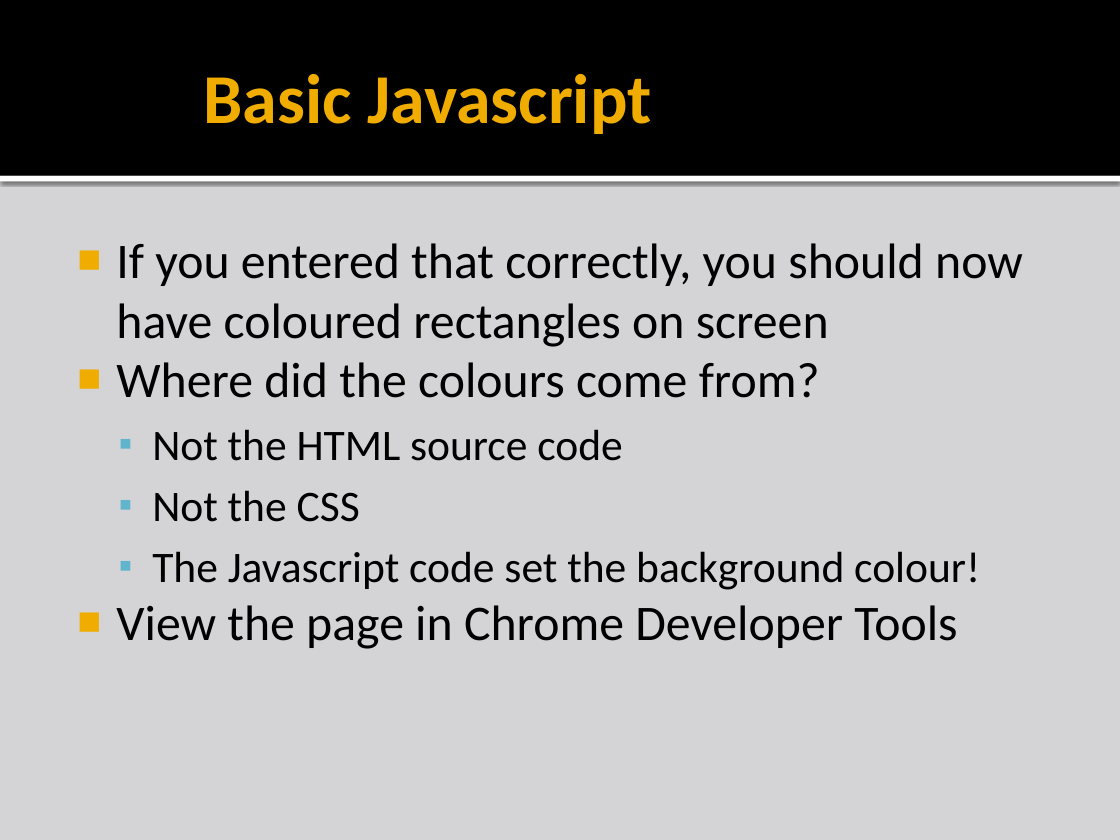
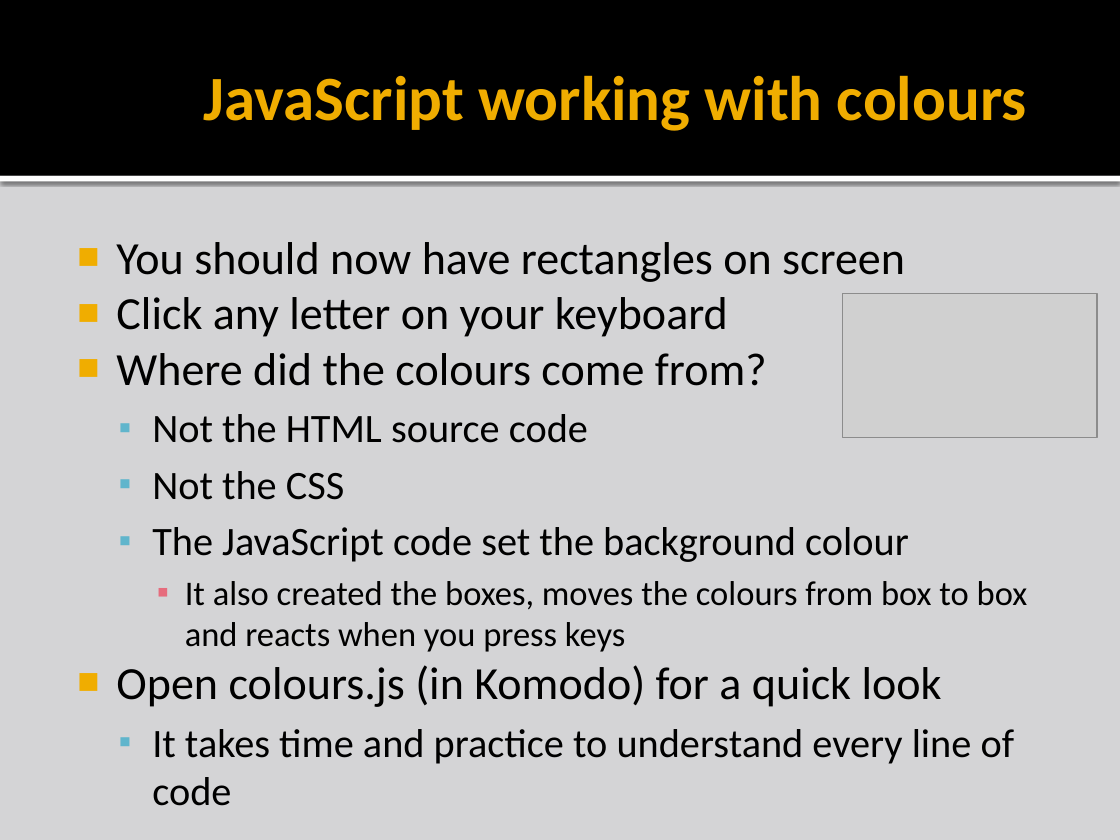
Before and after one commit to liamf/coderdojo-bray, a slide deck: slide 16 of html/presentations/CoderDojoBrayHTML_session5.pptx (slide 10 before the commit). Drawn at 1120x840 pixels with LibreOffice and Linux fonts; fonts in the diff are those of the drawing; grey boxes stand for pictures; background and template pictures are left out. Boxes give left, top, right and bottom in pixels: in the first picture for what was removed or moved away, otherwise in the second. Text is boxed around its words. In the diff, an @@ line names an element or a change of style, - is before the commit and + after.

Commit message:
Joe's updates to session5 Javascript

```diff
--- a/html/presentations/CoderDojoBrayHTML_session5.pptx
+++ b/html/presentations/CoderDojoBrayHTML_session5.pptx
@@ title at (x1=204, y1=75, x2=1027, y2=131): text changed; size 45 to 40.5 pt @@
-Basic Javascript
+JavaScript working with colours
@@ text at (x1=116, y1=242, x2=905, y2=337): text changed; size 32 to 29.6 pt @@
-■ If you entered that correctly, you should now have coloured rectangles on screen
+■ You should now have rectangles on screen
+■ Click any letter on your keyboard
@@ picture added at (x1=842, y1=293, x2=1096, y2=437) @@
@@ text at (x1=116, y1=353, x2=767, y2=500): size 32 to 29.6 pt in "Where did the colours come from?"; size 28 to 25.9 pt in "Not the HTML source code", "Not the CSS" @@
@@ text at (x1=116, y1=527, x2=1028, y2=764): text changed; size 28 to 25.9 pt @@
-  ▪ The Javascript code set the background colour!
-■ View the page in Chrome Developer Tools
+  ▪ The JavaScript code set the background colour
+    ▪ It also created the boxes, moves the colours from box to box and reacts when you press keys
+■ Open colours.js (in Komodo) for a quick look
+  ▪ It takes time and practice to understand every line of code
```
Also in this commit, not shown: 11 other slides changed, 8 slides added, 2 slides removed, 15 other files.
